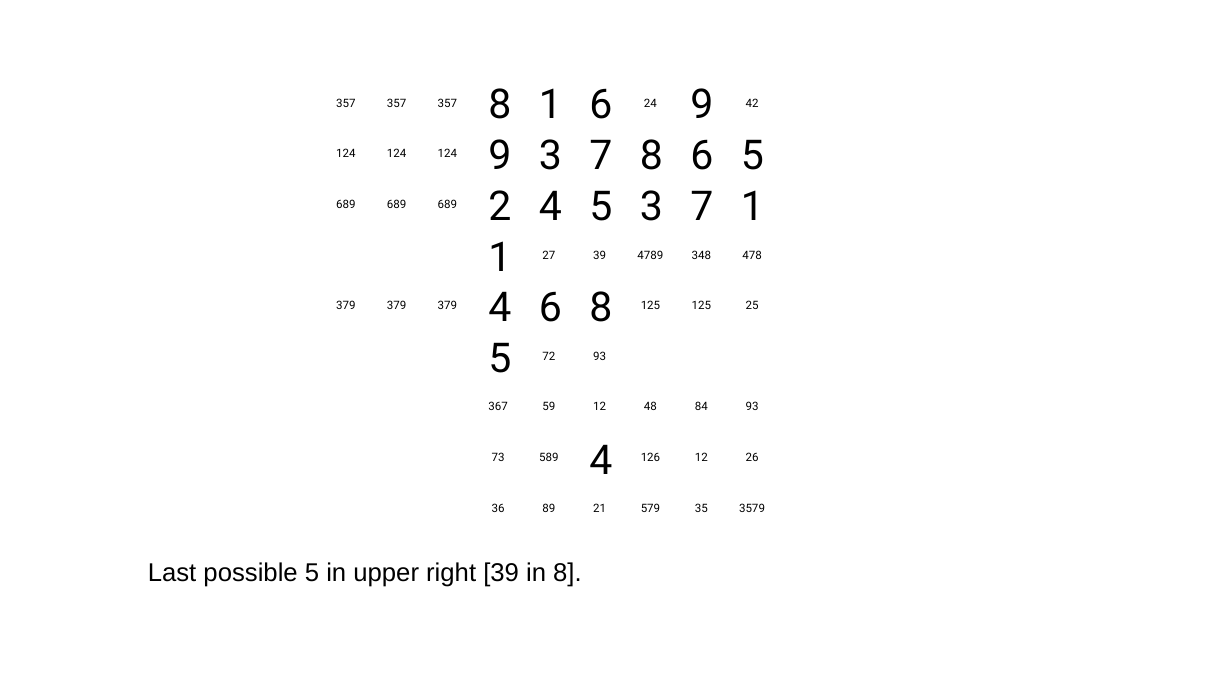
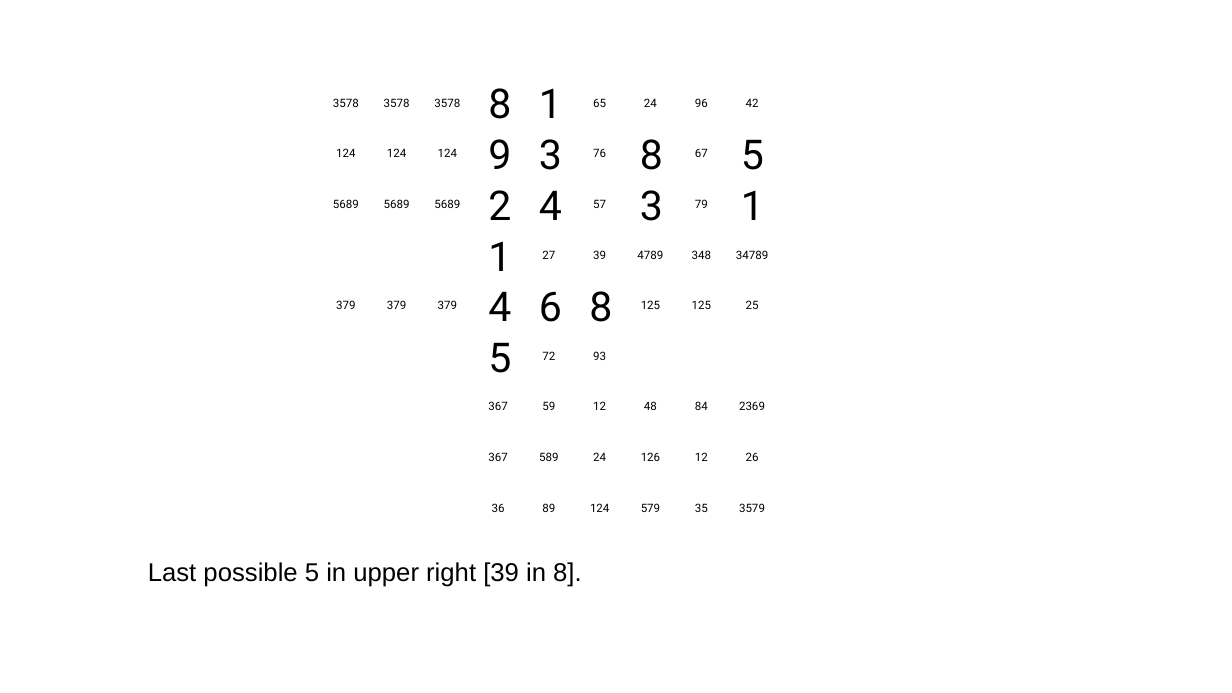
Before and after one commit to jhardis/WSJ_Number_Puzzles, a slide deck: slide 39 of 20260808_1.pptx (slide 49 before the commit). Drawn at 1232x693 pixels with LibreOffice and Linux fonts; fonts in the diff are those of the drawing; background and template pictures are left out. Boxes give left, top, right and bottom in pixels: in the first picture for what was removed or moved away, otherwise in the second. Text is boxed around its words. In the diff, an @@ line names an element or a change of style, - is before the commit and + after.

```diff
--- a/20260808_1.pptx
+++ b/20260808_1.pptx
@@ text removed at (589, 88, 612, 119) @@
-6
@@ text at (333, 98, 359, 107): text changed @@
-357
+3578
@@ text at (384, 98, 410, 107): text changed @@
-357
+3578
@@ text at (434, 98, 460, 107): text changed @@
-357
+3578
@@ text at (593, 98, 606, 107): text changed; size 32 to 9 pt @@
-9
+65
@@ text added at (695, 98, 708, 107), 9 pt, text #000000 @@
+96
@@ text removed at (589, 139, 612, 169) @@
-7
@@ text at (593, 148, 606, 157): text changed; size 32 to 9 pt @@
-7
+76
@@ text removed at (690, 139, 713, 170) @@
-6
@@ text added at (695, 148, 708, 157), 9 pt, text #000000 @@
+67
@@ text at (333, 199, 359, 208): text changed @@
-689
+5689
@@ text at (384, 199, 410, 208): text changed @@
-689
+5689
@@ text at (434, 199, 460, 208): text changed @@
-689
+5689
@@ text removed at (589, 190, 612, 221) @@
-5
@@ text added at (593, 199, 606, 208), 9 pt, text #000000 @@
+57
@@ text added at (695, 199, 708, 208), 9 pt, text #000000 @@
+79
@@ text at (736, 250, 768, 259): text changed @@
-478
+34789
@@ text at (739, 401, 765, 410): text changed @@
-93
+2369
@@ text removed at (589, 444, 612, 474) @@
-4
@@ text at (488, 452, 507, 461): text changed @@
-73
+367
@@ text added at (593, 452, 606, 461), 9 pt, text #000000 @@
+24
@@ text at (590, 503, 609, 512): text changed @@
-21
+124
```
Also in this commit, not shown: 14 other slides changed, 10 slides removed.
